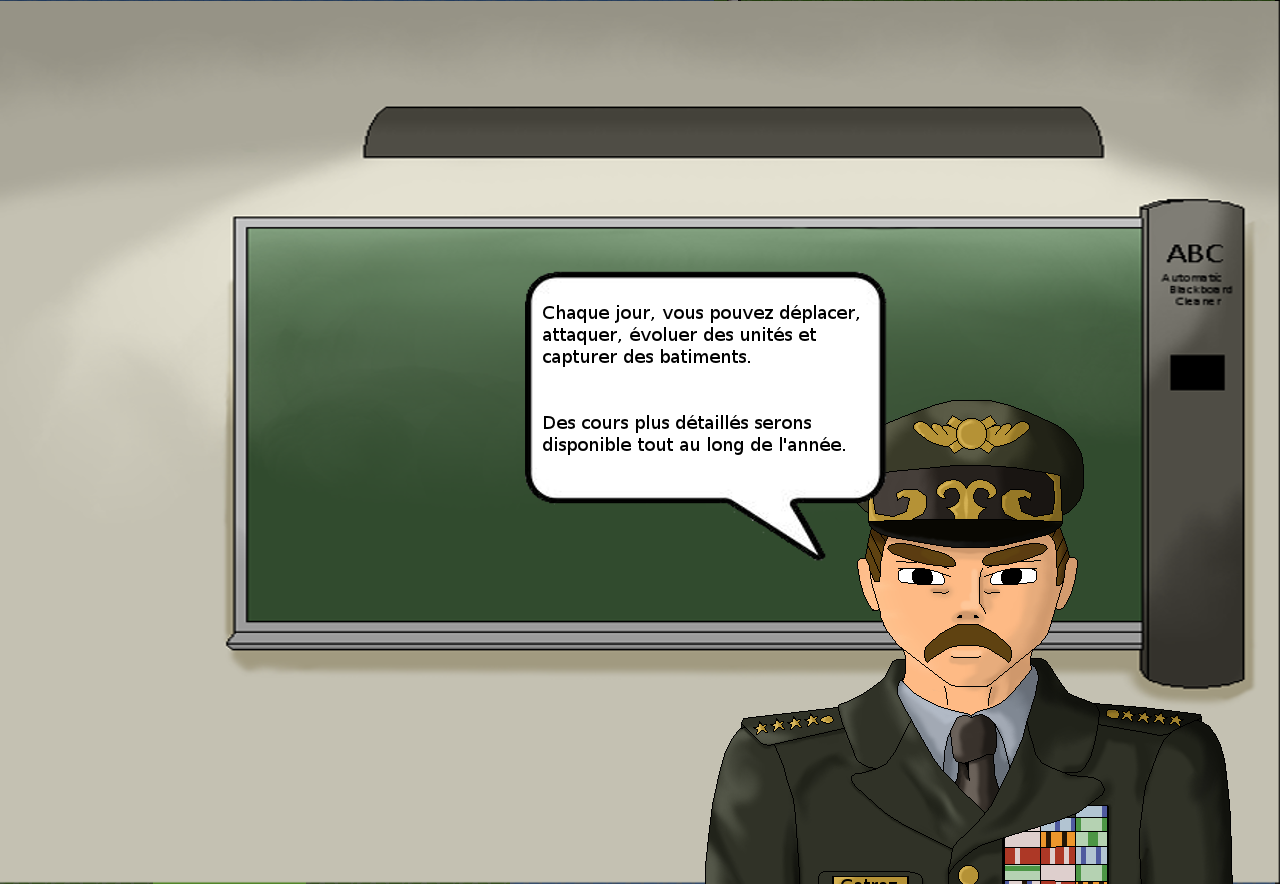
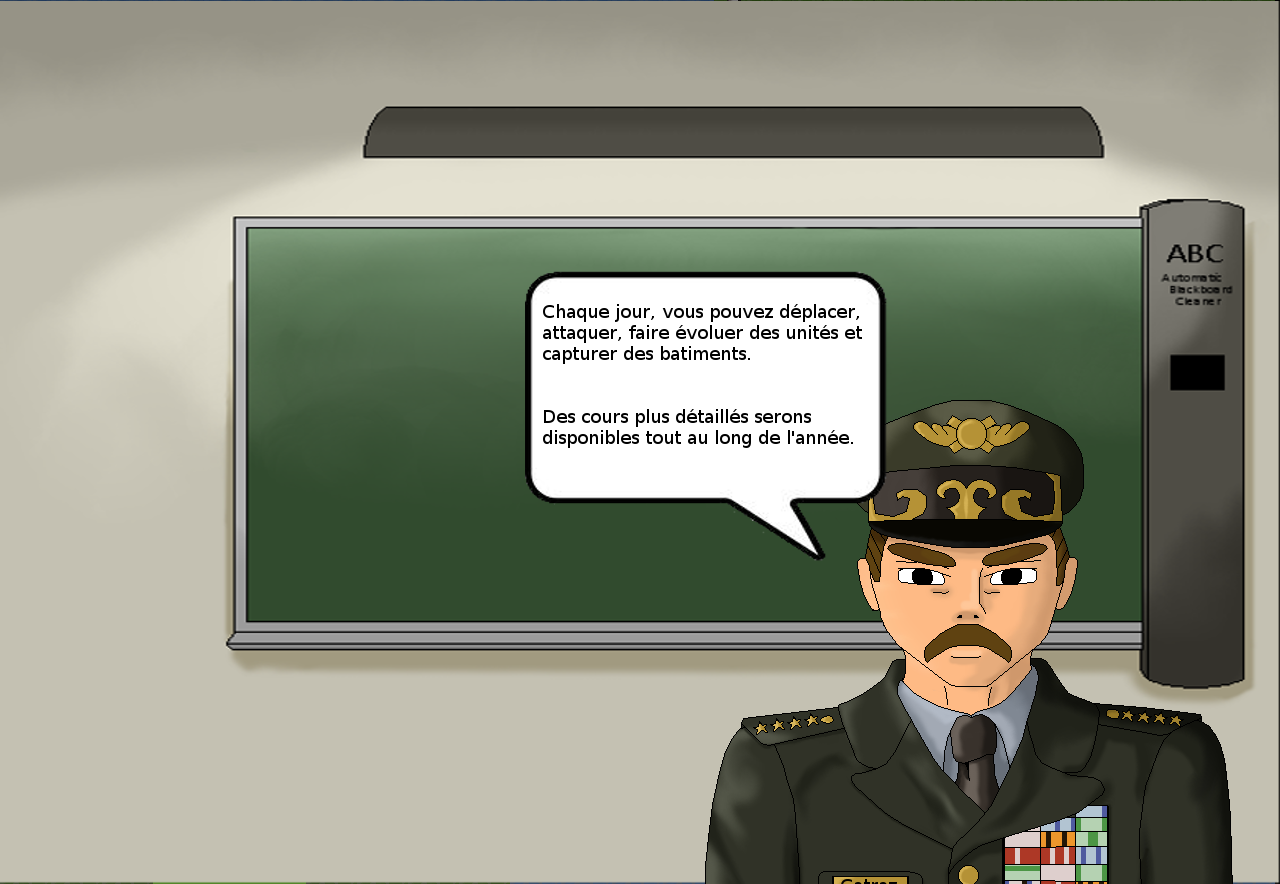
Revision of a layered 1280x884 image; what changed, layer by layer:
painted on "..." over [543, 304, 862, 455]
